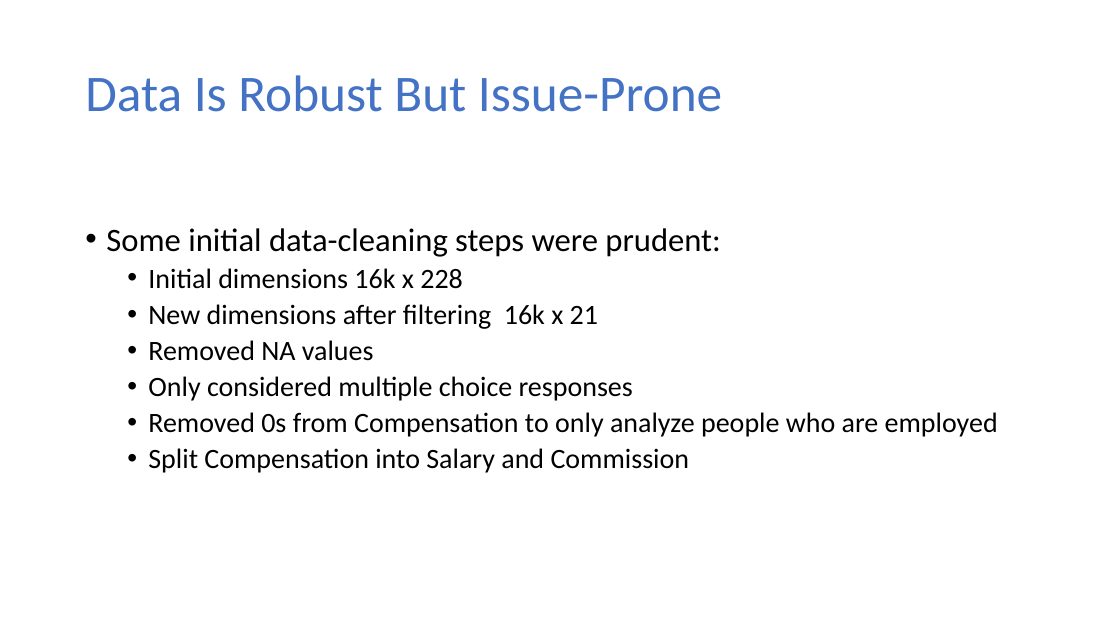
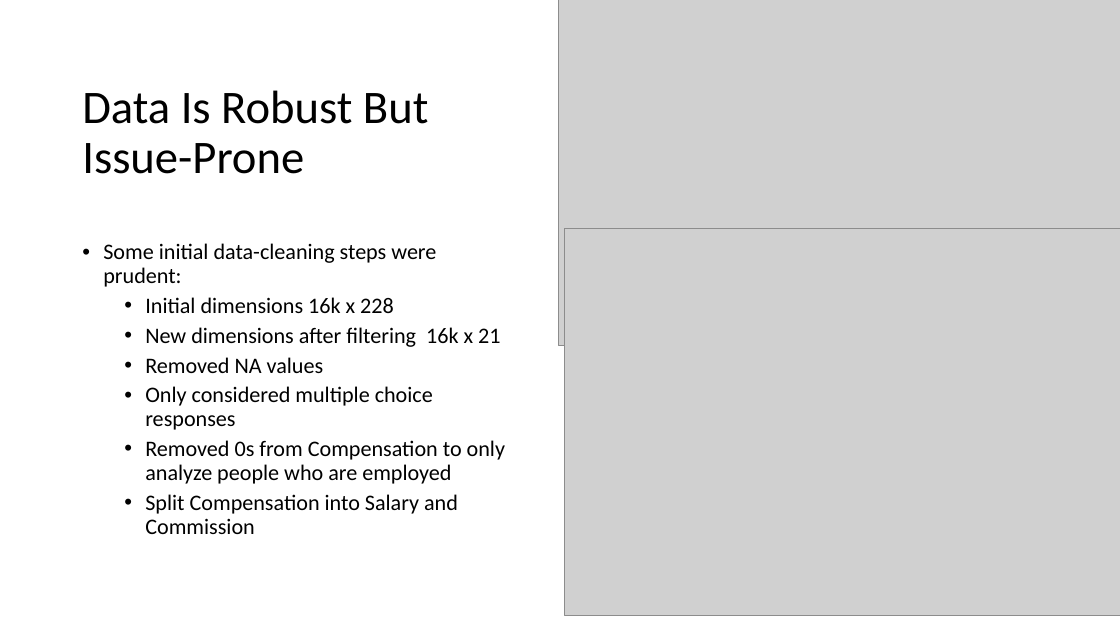
Before and after one commit to MatthewCodes/557_Final_Project, a slide deck: slide 5 of Presentation/Final Presentation.pptx. Drawn at 1120x630 pixels with LibreOffice and Linux fonts; fonts in the diff are those of the drawing; grey boxes stand for pictures; background and template pictures are left out. Boxes give left, top, right and bottom in pixels: in the first picture for what was removed or moved away, otherwise in the second. Text is boxed around its words. In the diff, an @@ line names an element or a change of style, - is before the commit and + after.

```diff
--- a/Presentation/Final Presentation.pptx
+++ b/Presentation/Final Presentation.pptx
@@ picture added at [559, 0, 1120, 346] @@
@@ title "Data Is Robust But Issue-Prone": place and size @@
-title "Data Is Robust But Issue-Prone" at [85, 75, 722, 112]
+title "Data Is Robust But Issue-Prone" at [82, 90, 428, 174]
@@ title "Data Is Robust But Issue-Prone" at [82, 90, 428, 174]: size 44 to 40 pt, text colour #4472C4 to #000000 @@
@@ text "Some initial data-cleaning steps were ...": place and size @@
-text "Some initial data-cleaning steps were ..." at [106, 228, 998, 473]
+text "Some initial data-cleaning steps were ..." at [103, 243, 505, 534]
@@ text "Some initial data-cleaning steps were ..." at [103, 243, 505, 534]: size 28 to 19 pt in "Some initial data-cleaning steps were prudent:"; size 24 to 19 pt in "Initial dimensions 16k x 228", "New dimensions after filtering 16k x 21", "Removed NA values", "Only considered multiple choice responses" and 2 more places; vertical alignment top to middle @@
@@ picture added at [565, 229, 1120, 616] @@
```
Also in this commit, not shown: 3 other slides changed.
